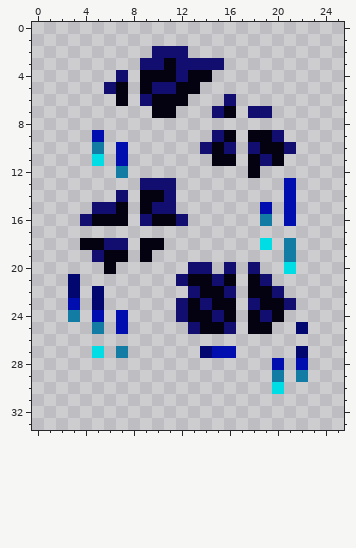
Pixel-art sprite: Sources/Modules/MythModule/TheFirefly/Tiles/Furnitures/GlowWoodBookcaseType2Glow.png. This is how it looked before the edit.
The file is 52x68 pixels, drawn in blocks of 2x2; one block is one cell here.
Now the later version:
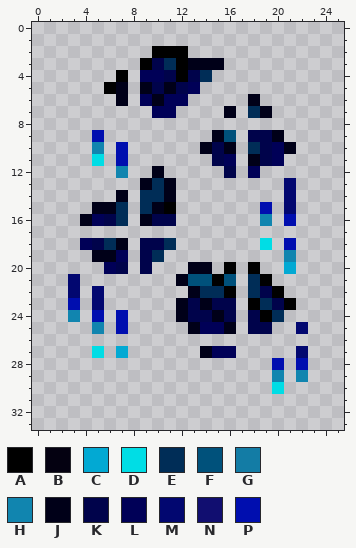
Palette (. is transparent): A #000000  B #040111  C #02a9d3  D #00dde5  E #002d57  F #00517b  G #137ca5  H #1185af  J #000018  K #00034b  L #000057  M #020770  N #110e70  P #000eaf
Edits made:
Changed rows in their new state; - is an unchanged pixel.
first column x 3:
 2 -------AAA----------
 3 ------AKEAJJJ-------
 4 ----A-LLKAKE--------
 5 ---AJ-JKJKL---------
 6 ----J-LJLL---.-J----
 7 -------LL---.J-EJ---
 9 ------------JF-KKJ--
10 --H--------JKJ-EKLJ-
11 ------------KL-JKL--
12 ----H--J-----K-L----
13 ------JEJ---------M-
14 ----J-EEJ---------M-
15 --JJE-EJA---------M-
16 -JLKE-JKK.------H---
18 -LKEJ-KKE---------P-
19 --JJL-KE----------H-
20 ---LK-K---JJ-A-A--C-
21 ---------JFFAF-EA---
22 ----------JEEA-EKA--
23 ---------JKJKK-AEKA-
24 H--------JKKJK-KAE--
25 --H-------JLLJ-KK---
27 ----C------JLL------
29 -----------------H-H
Where, in picture pixels (left, top, right, bottom), the same in both pictures:
changed: (68, 46, 308, 382)
